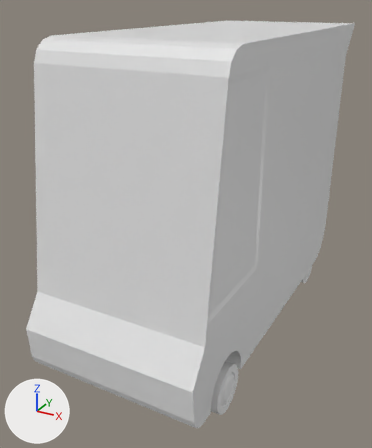
Before and after pictures for a commit that changed the Blender file Assets/Models/WorkFiles/SMILE-van2.blend.
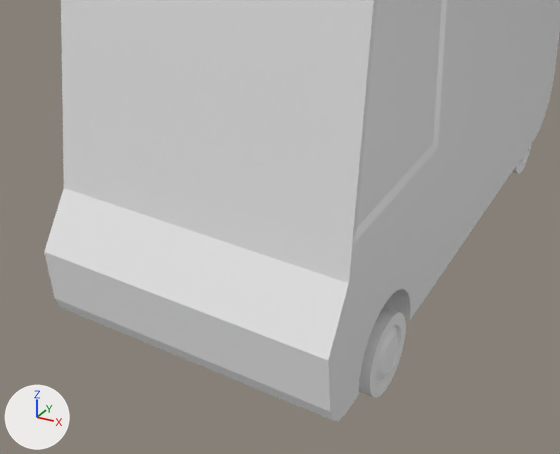
Each version appears first whole from a camera (50 mm lens) standing at (1.56, -2.99, 1.19) and looking at (-0.12, 0.07, -0.33), and next in a close-up on the part from 0% to 88% of the width and 40% to 100% of the height. The axes (+X, +Y, +Z) are drawn at lower left. The lights are the same throughout.

Objects in the first close-up: 'front tires', 'vanbody'.
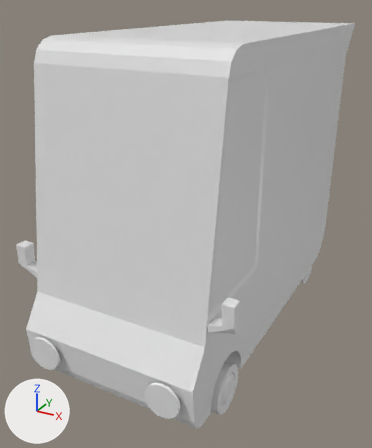
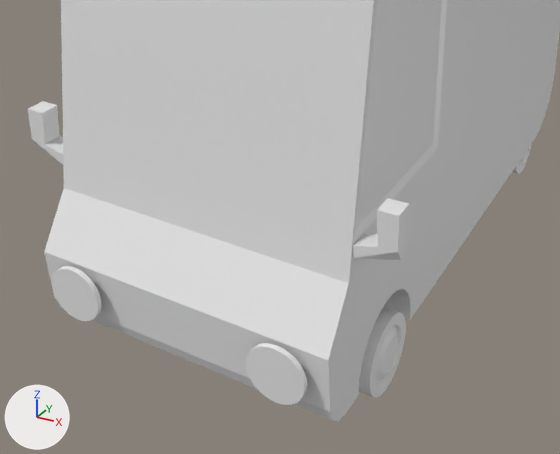
Where the change shows, as pixel boxes (x1, y1, x2, y2) in the close-ups (560 x 454 px):
'headlamp', added: after (52, 266, 307, 405)
'side view mirror', added: after (28, 101, 409, 260)

The change, as a list of edits to the scene's bpy script:
```text
Add me_cylinder_004:
    me_cylinder_004.from_pydata(...)  # a 32-sided cylinder along z spanning x -1.0..1.0, y -1.0..1.0, z -1.0..1.0
Add me_cube_001:
    me_cube_001.from_pydata([(-1.0, -1.0, -1.0), (-1.0, -1.0, 1.0), (-1.0, 1.0, -1.0), (-1.0, 1.0, 1.0), (0.33, -0.34, 0.18), (0.33, -1.0, 2.18), (0.33, 0.18, 0.18), (0.25, 0.95, 2.48), (-0.18, 0.95, 2.3), (-0.26, -1.0, 1.94), (-0.25, 0.95, 7.29), (0.24, 0.95, 7.34), (0.31, -1.0, 7.64), (-0.32, -1.0, 7.57), (-0.26, 1.0, 1.94), (0.33, 1.0, 2.18), (-0.32, 1.0, 7.57), (0.31, 1.0, 7.64)], [], [(0, 1, 3, 2), (2, 3, 14, 15, 6), (6, 15, 5, 4), (4, 5, 9, 1, 0), (2, 6, 4, 0), (7, 8, 10, 11), (17, 16, 13, 12), (9, 14, 3, 1), (14, 9, 13, 16), (5, 15, 17, 12), (9, 5, 12, 13), (8, 7, 15, 14), (11, 10, 16, 17), (10, 8, 14, 16), (7, 11, 17, 15)])
Add ob_headlamp:
    ob_headlamp = bpy.data.objects.new('headlamp', me_cylinder_004)
    ob_headlamp.location = (0.415, -1.163, -0.779)
    ob_headlamp.rotation_euler = (1.571, 0.0, 0.0)  # degrees (90, 0, 0)
    ob_headlamp.scale = (0.107, 0.107, 0.00917)
    _m = ob_headlamp.modifiers.new('Mirror', 'MIRROR')
    _m.mirror_object = ob_vanbody
Add ob_side_view_mirror:
    ob_side_view_mirror = bpy.data.objects.new('side view mirror', me_cube_001)
    ob_side_view_mirror.location = (0.698, -0.945, -0.372)
    ob_side_view_mirror.scale = (0.11, 0.0377, 0.0225)
    _m = ob_side_view_mirror.modifiers.new('Mirror', 'MIRROR')
    _m.mirror_object = ob_vanbody
```
